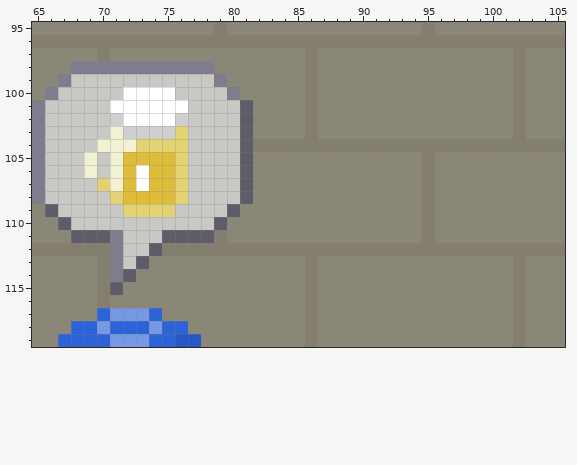
Pixel-art file: art/cfe.aseprite. Above, as it was before the edit.
320x200 pixels, 1 frame. Colours within 5 levels of each other are drawn and written as one. Shown: x 65..105, y 95..119.
After:
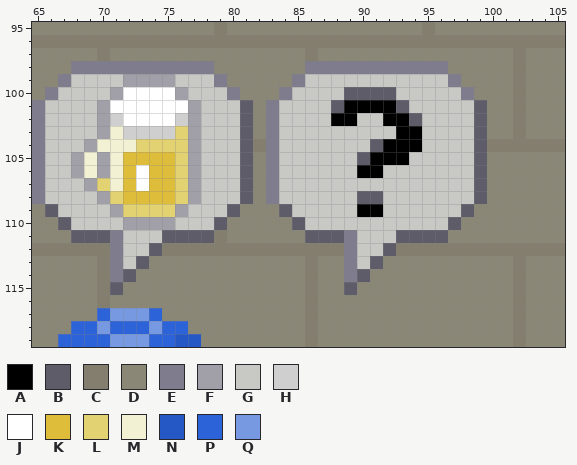
Palette (. is transparent): A #000000  B #5f5c6a  C #847e6e  D #8b8777  E #7f7c8d  F #a1a0a9  G #c8c9c5  H #cfcfcf  J #ffffff  K #debd3b  L #e3d272  M #f3f1d3  N #2658c5  P #2d63d8  Q #7799e2
The edit:
layer "Fraaterid/round-callout 2" added
layer "Fraaterid/?" added
Changed rows in their new state; - is an unchanged pixel.
Layers "Fraaterid/?", "Fraaterid/round-callout 2", "Fraaterid/beer-call":
first column x 68:
 98 ------------------EEEEEEEEEEE---
 99 ----FFFF---------EGGGGGGGGGGGE--
100 ---F----F-------EGGGGBBBBGGGGGE-
101 --F------F-----EGGGGBAAAABGGGGGB
102 --F------F-----EGGGGAAGGAABGGGGB
103 --F------F-----EGGGGGGGGGAAGGGGB
104 -F-------F-----EGGGGGGGBAAAGGGGB
105 F-F------F-----EGGGGGGBAAAGGGGGB
106 F-F------F-----EGGGGGGAAGGGGGGGB
107 -F-------F-----EGGGGGGGGGGGGGGGB
108 --F------F-----EGGGGGGBBGGGGGGGB
109 ---F----F-------BGGGGGAAGGGGGGB-
110 ----FFFF---------BGGGGGGGGGGGB--
111 ------------------BBBEGGGBBBB---
112 ---------------------EGGB-------
113 ---------------------EGB--------
114 ---------------------EB---------
115 ---------------------B----------
Where, in picture pixels (left, top, right, bottom), the same in both pictures:
changed: (266, 61, 487, 295)
changed: (71, 74, 201, 230)
